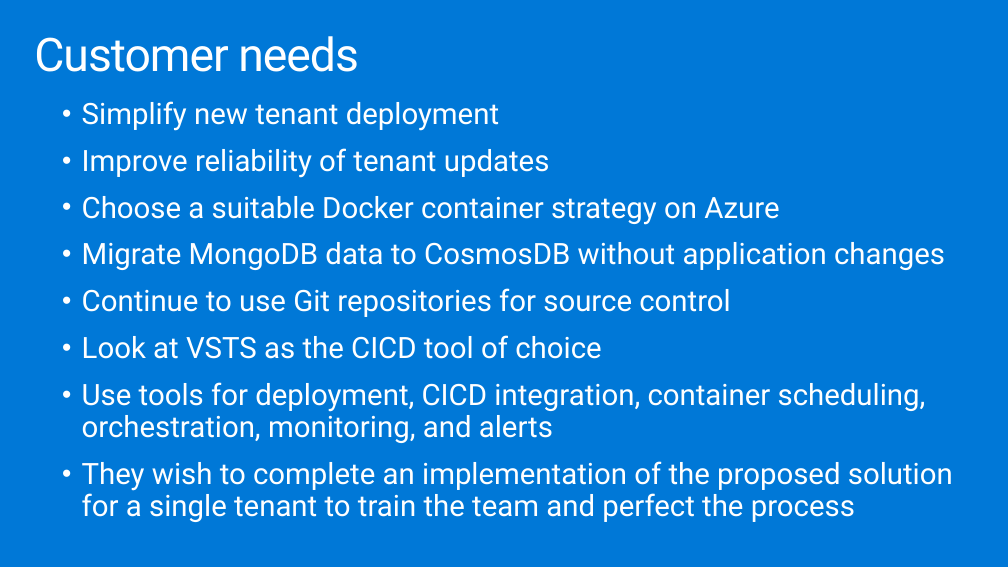
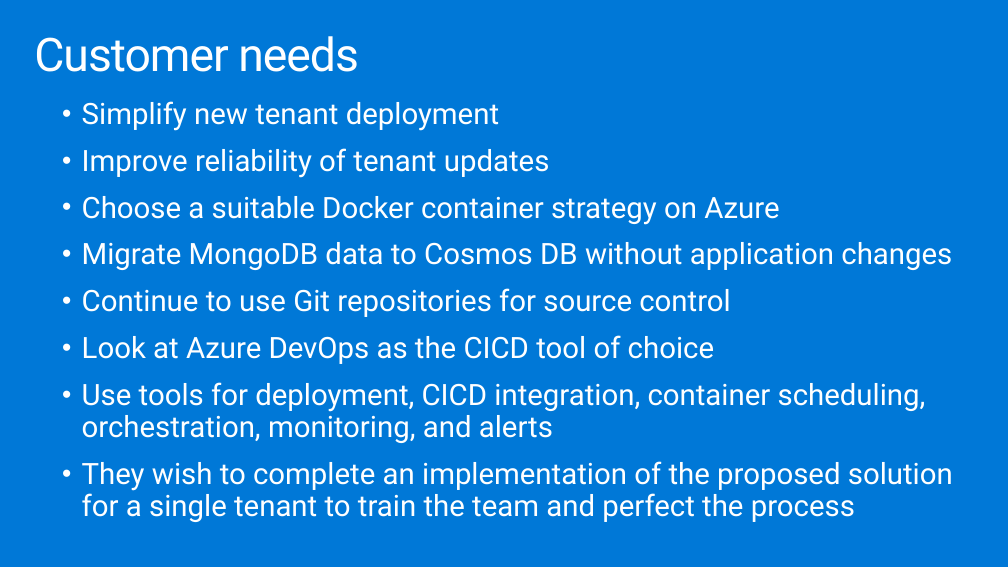
Before and after one commit to yaoshixin007/MCW-Containers-and-DevOps, a slide deck: slide 11 of Whiteboard design session/WDS trainer presentation - Containers and DevOps.pptx. Drawn at 1008x567 pixels with LibreOffice and Linux fonts; fonts in the diff are those of the drawing. Boxes give left, top, right and bottom in pixels: in the first picture for what was removed or moved away, otherwise in the second. Text is boxed around its words. In the diff, an @@ line names an element or a change of style, - is before the commit and + after.

Commit message:
Updates for Azure DevOps rebranding.

```diff
--- a/Whiteboard design session/WDS trainer presentation - Containers and DevOps.pptx
+++ b/Whiteboard design session/WDS trainer presentation - Containers and DevOps.pptx
@@ text at [82,242,952,270]: spaces changed @@
-  • Migrate MongoDB data to CosmosDB without application changes
+  • Migrate MongoDB data to Cosmos DB without application changes
@@ text at [82,335,714,364]: text changed @@
-  • Look at VSTS as the CICD tool of choice
+  • Look at Azure DevOps as the CICD tool of choice
```
Also in this commit, not shown: 2 other slides changed, 12 other files.
